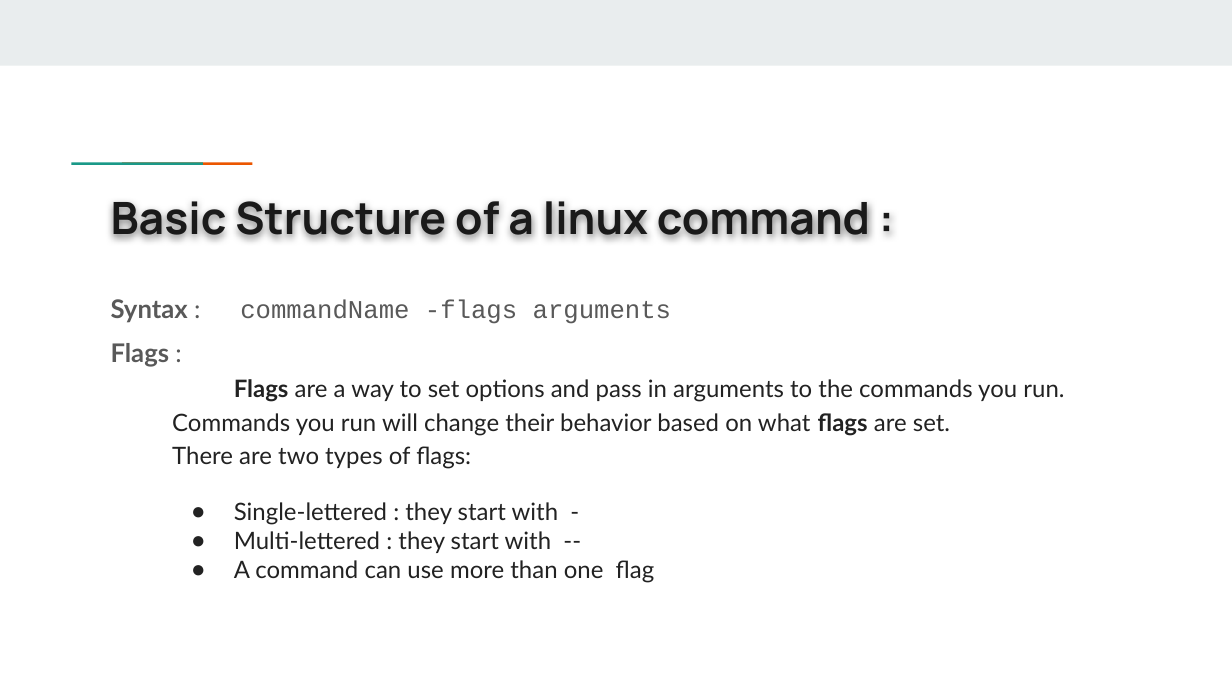
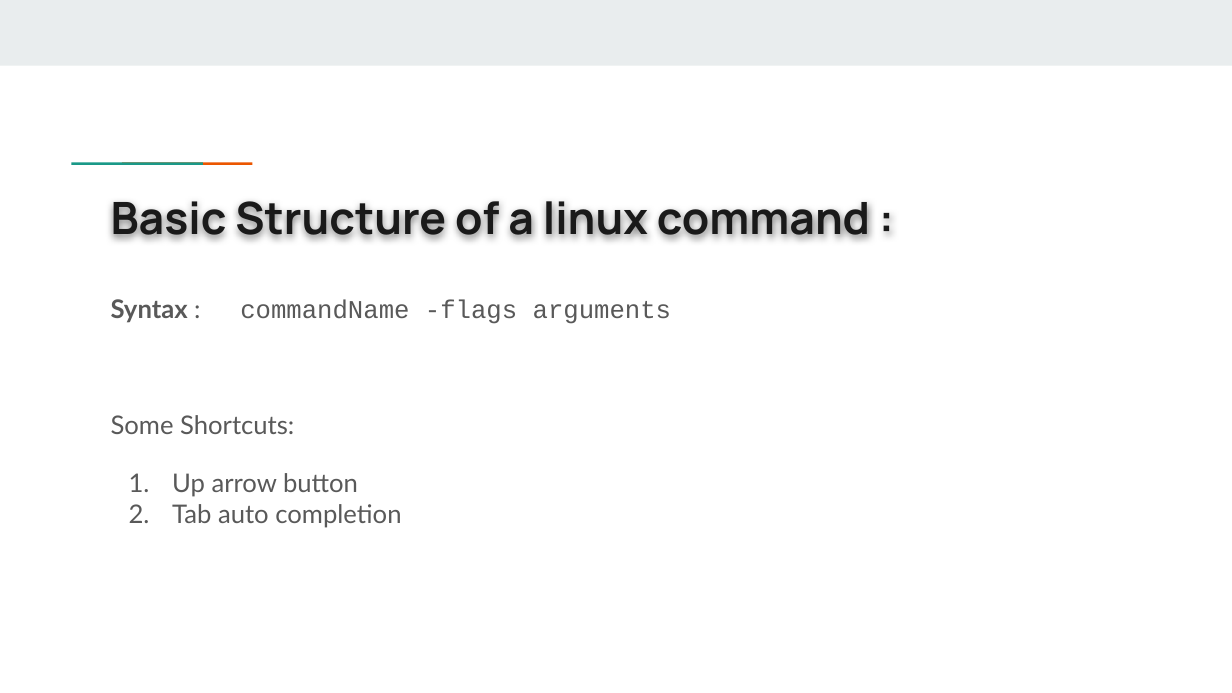
Before and after one commit to kareka-gb/LinuxYT, a slide deck: slide 8 of ls _command.pptx. Drawn at 1232x693 pixels with LibreOffice and Linux fonts; fonts in the diff are those of the drawing. Boxes give left, top, right and bottom in pixels: in the first picture for what was removed or moved away, otherwise in the second. Text is boxed around its words. In the diff, an @@ line names an element or a change of style, - is before the commit and + after.

Commit message:
Edited ls_command

```diff
--- a/ls _command.pptx
+++ b/ls _command.pptx
@@ text at (111,415,401,528): text changed; size 14 to 15 pt; text colour #222222 to #595959 @@
-Flags :
-Flags are a way to set options and pass in arguments to the commands you run.
-Commands you run will change their behavior based on what flags are set.
-There are two types of flags:
-● Single-lettered : they start with -
-● Multi-lettered : they start with --
-● A command can use more than one flag
+Some Shortcuts:
+1. Up arrow button
+2. Tab auto completion
```
Also in this commit, not shown: 2 other slides changed.
